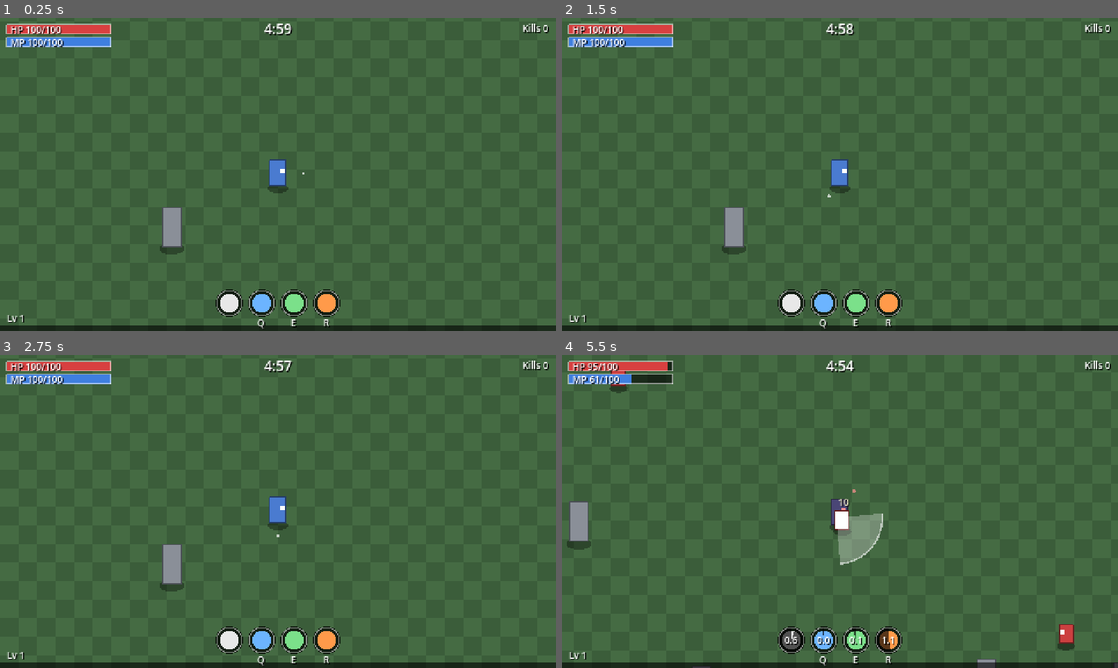
Above: before the commit, frames 1-4 (two rows, left to right).
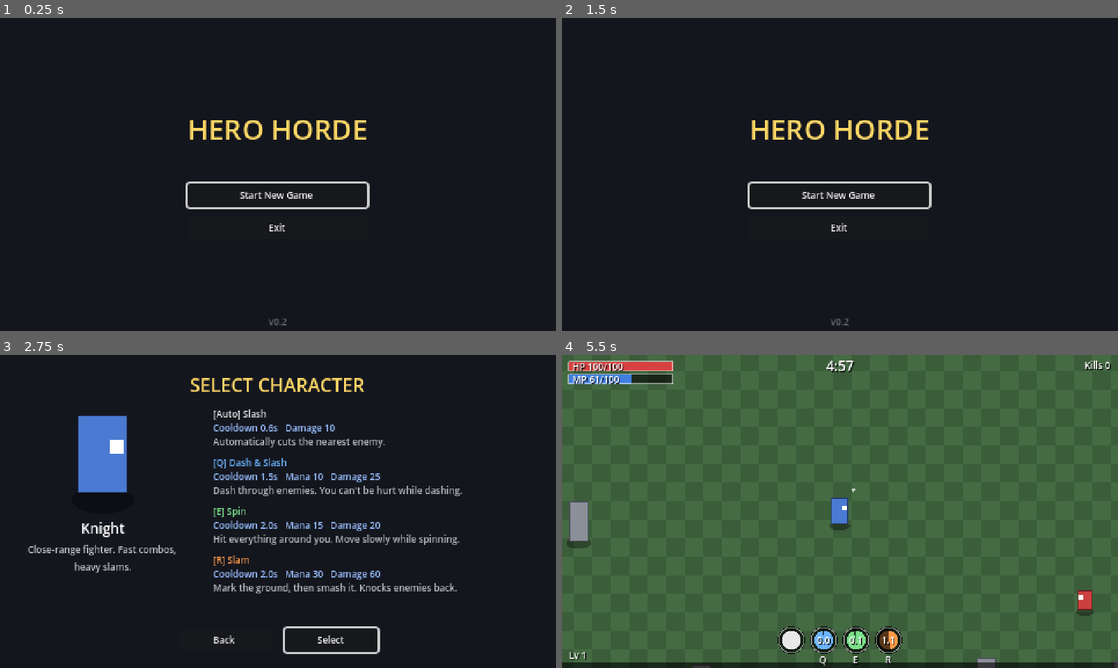
Above: after the commit, the same moments.

Repository: boki-io/game
Game: Godot game, scene res://scenes/main_menu.tscn
The game is run twice, just before and just after one commit, with the same random seed, the same clock (stepped at 60 frames per second) and the same inputs. Before the commit the project starts from res://scenes/main.tscn.
Inputs (mouse positions are in pixels of both pictures, inside the frame that each line leads up to):
- Up to frame 1 (0.25 s): no input
- Up to frame 2 (1.5 s): click (840, 196) at 0.5 s, where only the run after the commit has a clickable "Start New Game"; click (784, 302) at 1.25 s, where only the run after the commit has a clickable "Back"
- Up to frame 3 (2.75 s): click (278, 533) at 2 s, where only the run after the commit has a clickable "Start New Game"
- Up to frame 4 (5.5 s): click (895, 639) at 2.75 s, where only the run after the commit has a clickable "Select"; tap Enter at 3.5 s; move the mouse to (962, 495) at 3.52 s; hold D (move_right) 3.53-4.28 s; tap E (ability_e) at 3.6, 5.3 s; tap Q (ability_q) at 3.8, 4.35 s; move the mouse to (728, 527) at 4.27 s; hold S (move_down) 4.28-5.03 s; tap R (ability_r) at 4.55, 5.1 s; move the mouse to (895, 442) at 5.02 s; hold D (move_right) from 5.03 s (still down)

The runs differ from the first frame. In frame 1, 98% of the frame differs, in the area x 0-100%, y 0-100%; in frame 2, 98%; in frame 3, 98%; in frame 4, 2.2%.

Commit message:
M10: main menu, character select, GameSession, CharacterData, menu buttons
Co-Authored-By: Claude Sonnet 5.5 <noreply@anthropic.com>

Diff:
--- a/data/abilities/dash_slash.tres
+++ b/data/abilities/dash_slash.tres
@@ -17,3 +17,4 @@
 duration = 0.15
 behavior = ExtResource("2")
 sfx = ExtResource("3")
+description = "Dash through enemies. You can't be hurt while dashing."
--- a/data/abilities/slam.tres
+++ b/data/abilities/slam.tres
@@ -16,3 +16,4 @@
 windup = 0.3
 behavior = ExtResource("2")
 sfx = ExtResource("3")
+description = "Mark the ground, then smash it. Knocks enemies back."
--- a/data/abilities/slash.tres
+++ b/data/abilities/slash.tres
@@ -15,3 +15,4 @@
 arc_degrees = 90.0
 behavior = ExtResource("2")
 sfx = ExtResource("3")
+description = "Automatically cuts the nearest enemy."
--- a/data/abilities/spin.tres
+++ b/data/abilities/spin.tres
@@ -15,3 +15,4 @@
 duration = 0.4
 behavior = ExtResource("2")
 sfx = ExtResource("3")
+description = "Hit everything around you. Move slowly while spinning."
--- /dev/null
+++ b/data/characters/knight.tres
@@ -0,0 +1,40 @@
+[gd_resource type="Resource" script_class="CharacterData" format=3]
+
+[ext_resource type="Script" path="res://scripts/characters/character_data.gd" id="1"]
+[ext_resource type="Resource" path="res://data/abilities/slash.tres" id="2"]
+[ext_resource type="Resource" path="res://data/abilities/dash_slash.tres" id="3"]
+[ext_resource type="Resource" path="res://data/abilities/spin.tres" id="4"]
+[ext_resource type="Resource" path="res://data/abilities/slam.tres" id="5"]
+[ext_resource type="Script" path="res://scripts/upgrades/upgrade_data.gd" id="6"]
+[ext_resource type="Resource" path="res://data/upgrades/slash_arc.tres" id="u0"]
+[ext_resource type="Resource" path="res://data/upgrades/slash_speed.tres" id="u1"]
+[ext_resource type="Resource" path="res://data/upgrades/slash_damage.tres" id="u2"]
+[ext_resource type="Resource" path="res://data/upgrades/dash_range.tres" id="u3"]
+[ext_resource type="Resource" path="res://data/upgrades/dash_trail.tres" id="u4"]
+[ext_resource type="Resource" path="res://data/upgrades/dash_efficient.tres" id="u5"]
+[ext_resource type="Resource" path="res://data/upgrades/spin_double.tres" id="u6"]
+[ext_resource type="Resource" path="res://data/upgrades/spin_wide.tres" id="u7"]
+[ext_resource type="Resource" path="res://data/upgrades/spin_cyclone.tres" id="u8"]
+[ext_resource type="Resource" path="res://data/upgrades/slam_shockwave.tres" id="u9"]
+[ext_resource type="Resource" path="res://data/upgrades/slam_stun.tres" id="u10"]
+[ext_resource type="Resource" path="res://data/upgrades/slam_damage.tres" id="u11"]
+[ext_resource type="Resource" path="res://data/upgrades/max_hp.tres" id="u12"]
+[ext_resource type="Resource" path="res://data/upgrades/mana_regen.tres" id="u13"]
+[ext_resource type="Resource" path="res://data/upgrades/max_mana.tres" id="u14"]
+[ext_resource type="Resource" path="res://data/upgrades/move_speed.tres" id="u15"]
+[ext_resource type="Resource" path="res://data/upgrades/pickup_radius.tres" id="u16"]
+[ext_resource type="Resource" path="res://data/upgrades/damage.tres" id="u17"]
+
+[resource]
+script = ExtResource("1")
+id = &"knight"
+display_name = "Knight"
+description = "Close-range fighter. Fast combos, heavy slams."
+body_color = Color(0.29, 0.48, 0.82, 1)
+max_hp = 100.0
+move_speed = 90.0
+ability_auto = ExtResource("2")
+ability_q = ExtResource("3")
+ability_e = ExtResource("4")
+ability_r = ExtResource("5")
+upgrade_pool = Array[ExtResource("6")]([ExtResource("u0"), ExtResource("u1"), ExtResource("u2"), ExtResource("u3"), ExtResource("u4"), ExtResource("u5"), ExtResource("u6"), ExtResource("u7"), ExtResource("u8"), ExtResource("u9"), ExtResource("u10"), ExtResource("u11"), ExtResource("u12"), ExtResource("u13"), ExtResource("u14"), ExtResource("u15"), ExtResource("u16"), ExtResource("u17")])
--- a/project.godot
+++ b/project.godot
@@ -4,7 +4,7 @@
 [application]
 
 config/name="Hero Horde"
-run/main_scene="res://scenes/main.tscn"
+run/main_scene="res://scenes/main_menu.tscn"
 config/features=PackedStringArray("4.7", "GL Compatibility")
 
 [autoload]
@@ -13,6 +13,7 @@
 PlayerRegistry="*res://scripts/systems/player_registry.gd"
 EnemyGrid="*res://scripts/systems/enemy_grid.gd"
 Audio="*res://scripts/systems/audio.gd"
+GameSession="*res://scripts/systems/game_session.gd"
 
 [display]
 
--- /dev/null
+++ b/scenes/character_select.tscn
@@ -0,0 +1,12 @@
+[gd_scene format=3]
+
+[ext_resource type="Script" path="res://scripts/ui/character_select.gd" id="1"]
+
+[node name="CharacterSelect" type="Control"]
+layout_mode = 3
+anchors_preset = 15
+anchor_right = 1.0
+anchor_bottom = 1.0
+grow_horizontal = 2
+grow_vertical = 2
+script = ExtResource("1")
--- /dev/null
+++ b/scenes/main_menu.tscn
@@ -0,0 +1,12 @@
+[gd_scene format=3]
+
+[ext_resource type="Script" path="res://scripts/ui/main_menu.gd" id="1"]
+
+[node name="MainMenu" type="Control"]
+layout_mode = 3
+anchors_preset = 15
+anchor_right = 1.0
+anchor_bottom = 1.0
+grow_horizontal = 2
+grow_vertical = 2
+script = ExtResource("1")
--- a/scenes/player.tscn
+++ b/scenes/player.tscn
@@ -7,10 +7,6 @@
 [ext_resource type="Script" path="res://scripts/systems/hurtbox.gd" id="5"]
 
 [ext_resource type="Script" path="res://scripts/abilities/ability_caster.gd" id="6"]
-[ext_resource type="Resource" path="res://data/abilities/slash.tres" id="7"]
-[ext_resource type="Resource" path="res://data/abilities/dash_slash.tres" id="8"]
-[ext_resource type="Resource" path="res://data/abilities/spin.tres" id="11"]
-[ext_resource type="Resource" path="res://data/abilities/slam.tres" id="12"]
 [ext_resource type="Script" path="res://scripts/systems/stats.gd" id="9"]
 [ext_resource type="Script" path="res://scripts/player/player_xp.gd" id="13"]
 [ext_resource type="Script" path="res://scripts/player/xp_collector.gd" id="14"]
@@ -63,10 +59,6 @@
 
 [node name="AbilityCaster" type="Node" parent="."]
 script = ExtResource("6")
-ability_auto = ExtResource("7")
-ability_q = ExtResource("8")
-ability_e = ExtResource("11")
-ability_r = ExtResource("12")
 
 [node name="XP" type="Node" parent="."]
 script = ExtResource("13")
--- a/scripts/abilities/ability_data.gd
+++ b/scripts/abilities/ability_data.gd
@@ -3,6 +3,7 @@
 
 @export var id: StringName
 @export var display_name: String
+@export_multiline var description: String
 @export var icon: Texture2D
 @export var cooldown: float = 1.5  # seconds
 @export var mana_cost: float = 10.0
--- /dev/null
+++ b/scripts/characters/character_data.gd
@@ -0,0 +1,15 @@
+class_name CharacterData
+extends Resource
+## A playable character: look, base stats, abilities and upgrade pool.
+
+@export var id: StringName
+@export var display_name: String
+@export_multiline var description: String
+@export var body_color: Color = Color("4a7bd0")
+@export var max_hp: float = 100.0
+@export var move_speed: float = 90.0
+@export var ability_auto: AbilityData
+@export var ability_q: AbilityData
+@export var ability_e: AbilityData
+@export var ability_r: AbilityData
+@export var upgrade_pool: Array[UpgradeData] = []
--- /dev/null
+++ b/scripts/characters/character_registry.gd
@@ -0,0 +1,14 @@
+class_name CharacterRegistry
+extends RefCounted
+## All playable characters. Paths are listed explicitly so exported builds find them.
+
+const PATHS := [
+	"res://data/characters/knight.tres",
+]
+
+
+static func all() -> Array[CharacterData]:
+	var out: Array[CharacterData] = []
+	for path: String in PATHS:
+		out.append(load(path))
+	return out
--- a/scripts/main.gd
+++ b/scripts/main.gd
@@ -27,6 +27,7 @@
 
 	_spawn_props()
 	var player: Player = PLAYER_SCENE.instantiate()
+	player.character = GameSession.character
 	player.position = Vector2(Arena.SIZE) / 2.0
 	players_root.add_child(player)
 	player.died.connect(run_manager.on_player_died)
--- a/scripts/player/player.gd
+++ b/scripts/player/player.gd
@@ -5,6 +5,9 @@
 
 @export var move_speed: float = 90.0
 @export var max_hp: float = 100.0
+
+## Set before adding to the tree. Supplies abilities, base stats, color and upgrade pool.
+var character: CharacterData
 
 var facing := Vector2.RIGHT
 var dead := false
@@ -30,10 +33,23 @@
 
 
 func _ready() -> void:
+	if character:
+		_apply_character()
 	PlayerRegistry.register(self)
 	health.setup(stats.value(&"max_hp", max_hp))
 	health.died.connect(_on_died)
 	hurtbox.hit_taken.connect(_on_hit_taken)
+
+
+func _apply_character() -> void:
+	max_hp = character.max_hp
+	move_speed = character.move_speed
+	sprite.body_color = character.body_color
+	caster.ability_auto = character.ability_auto
+	caster.ability_q = character.ability_q
+	caster.ability_e = character.ability_e
+	caster.ability_r = character.ability_r
+	upgrades.pool = character.upgrade_pool
 
 
 func _exit_tree() -> void:
--- /dev/null
+++ b/scripts/systems/game_session.gd
@@ -0,0 +1,37 @@
+extends Node
+## Autoload. Remembers the selected character and owns scene changes between
+## Main Menu, Character Select and the Game.
+
+const MAIN_MENU := "res://scenes/main_menu.tscn"
+const CHARACTER_SELECT := "res://scenes/character_select.tscn"
+const GAME := "res://scenes/main.tscn"
+
+var character: CharacterData
+
+
+func _ready() -> void:
+	# Default so the Game scene also runs directly from the editor.
+	character = CharacterRegistry.all()[0]
+
+
+func go_to_character_select() -> void:
+	_go(CHARACTER_SELECT)
+
+
+func start_game(selected: CharacterData) -> void:
+	character = selected
+	_go(GAME)
+
+
+## Same character, fresh run.
+func restart() -> void:
+	_go(GAME)
+
+
+func go_to_main_menu() -> void:
+	_go(MAIN_MENU)
+
+
+func _go(path: String) -> void:
+	get_tree().paused = false
+	get_tree().change_scene_to_file(path)
--- /dev/null
+++ b/scripts/ui/character_select.gd
@@ -0,0 +1,145 @@
+extends Control
+## Shows the character large with their abilities (numbers read from AbilityData).
+## Prev/Next appear only when there is more than one character.
+
+const PREVIEW_SCALE := 3.0
+const PLACEHOLDER_SPRITE := preload("res://scripts/player/placeholder_sprite.gd")
+const SLOTS := [
+	{key = "Auto", color = Color("e8e8e8")},
+	{key = "Q", color = Color("6cb4ff")},
+	{key = "E", color = Color("7be08a")},
+	{key = "R", color = Color("ff9a4a")},
+]
+
+var _characters: Array[CharacterData] = []
+var _index := 0
+
+var _preview: Node2D
+var _name: Label
+var _description: Label
+var _rows: VBoxContainer
+var _prev: Button
+var _next: Button
+
+
+func _ready() -> void:
+	_characters = CharacterRegistry.all()
+	_build()
+	_show_character(0)
+
+
+func _build() -> void:
+	var bg := ColorRect.new()
+	bg.color = Color("14161e")
+	bg.set_anchors_preset(Control.PRESET_FULL_RECT)
+	add_child(bg)
+
+	var margin := MarginContainer.new()
+	margin.set_anchors_preset(Control.PRESET_FULL_RECT)
+	for side in ["left", "right", "top", "bottom"]:
+		margin.add_theme_constant_override("margin_" + side, 14)
+	add_child(margin)
+
+	var root := VBoxContainer.new()
+	root.add_theme_constant_override("separation", 8)
+	margin.add_child(root)
+	root.add_child(UiKit.label("SELECT CHARACTER", 16, Color("ffd866")))
+
+	var columns := HBoxContainer.new()
+	columns.add_theme_constant_override("separation", 20)
+	columns.size_flags_vertical = Control.SIZE_EXPAND_FILL
+	root.add_child(columns)
+	columns.add_child(_build_character_panel())
+	_rows = VBoxContainer.new()
+	_rows.add_theme_constant_override("separation", 6)
+	_rows.size_flags_horizontal = Control.SIZE_EXPAND_FILL
+	columns.add_child(_rows)
+
+	var buttons := HBoxContainer.new()
+	buttons.alignment = BoxContainer.ALIGNMENT_CENTER
+	buttons.add_theme_constant_override("separation", 12)
+	root.add_child(buttons)
+	var back := UiKit.button("Back", Vector2(80, 20))
+	back.pressed.connect(GameSession.go_to_main_menu)
+	buttons.add_child(back)
+	var select := UiKit.button("Select", Vector2(80, 20))
+	select.pressed.connect(func() -> void: GameSession.start_game(_characters[_index]))
+	buttons.add_child(select)
+	select.grab_focus.call_deferred()
+
+
+func _build_character_panel() -> Control:
+	var panel := VBoxContainer.new()
+	panel.custom_minimum_size = Vector2(150, 0)
+	panel.add_theme_constant_override("separation", 4)
+
+	var holder := Control.new()
+	holder.custom_minimum_size = Vector2(150, 92)
+	panel.add_child(holder)
+	_preview = Node2D.new()
+	_preview.set_script(PLACEHOLDER_SPRITE)
+	_preview.position = Vector2(75, 80)
+	_preview.scale = Vector2(PREVIEW_SCALE, PREVIEW_SCALE)
+	_preview.show_aim = false
+	holder.add_child(_preview)
+
+	var name_row := HBoxContainer.new()
+	name_row.alignment = BoxContainer.ALIGNMENT_CENTER
+	_prev = UiKit.button("<", Vector2(16, 16))
+	_prev.pressed.connect(_switch.bind(-1))
+	name_row.add_child(_prev)
+	_name = UiKit.label("", 12)
+	_name.custom_minimum_size = Vector2(100, 0)
+	name_row.add_child(_name)
+	_next = UiKit.button(">", Vector2(16, 16))
+	_next.pressed.connect(_switch.bind(1))
+	name_row.add_child(_next)
+	panel.add_child(name_row)
+	var multiple := _characters.size() > 1
+	_prev.visible = multiple
+	_next.visible = multiple
+
+	_description = UiKit.label("", 8, Color(1, 1, 1, 0.75))
+	_description.autowrap_mode = TextServer.AUTOWRAP_WORD_SMART
+	_description.custom_minimum_size = Vector2(150, 0)
+	panel.add_child(_description)
+	return panel
+
+
+func _switch(step: int) -> void:
+	_show_character(posmod(_index + step, _characters.size()))
+
+
+func _show_character(index: int) -> void:
+	_index = index
+	var c := _characters[index]
+	_preview.body_color = c.body_color
+	_preview.queue_redraw()
+	_name.text = c.display_name
+	_description.text = c.description
+	for child in _rows.get_children():
+		child.queue_free()
+	var abilities := [c.ability_auto, c.ability_q, c.ability_e, c.ability_r]
+	for i in SLOTS.size():
+		if abilities[i]:
+			_rows.add_child(_ability_row(SLOTS[i].key, SLOTS[i].color, abilities[i]))
+
+
+func _ability_row(key: String, color: Color, data: AbilityData) -> Control:
+	var row := VBoxContainer.new()
+	row.add_theme_constant_override("separation", 0)
+	var title := UiKit.label("[%s] %s" % [key, data.display_name], 8, color)
+	title.horizontal_alignment = HORIZONTAL_ALIGNMENT_LEFT
+	row.add_child(title)
+	var stats := "Cooldown %.1fs" % data.cooldown
+	if data.mana_cost > 0.0:
+		stats += "   Mana %d" % roundi(data.mana_cost)
+	stats += "   Damage %d" % roundi(data.damage)
+	var stat_label := UiKit.label(stats, 8, Color(0.6, 0.75, 1.0))
+	stat_label.horizontal_alignment = HORIZONTAL_ALIGNMENT_LEFT
+	row.add_child(stat_label)
+	var desc := UiKit.label(data.description, 8, Color(1, 1, 1, 0.7))
+	desc.horizontal_alignment = HORIZONTAL_ALIGNMENT_LEFT
+	desc.autowrap_mode = TextServer.AUTOWRAP_WORD_SMART
+	row.add_child(desc)
+	return row
--- a/scripts/ui/end_screen.gd
+++ b/scripts/ui/end_screen.gd
@@ -18,8 +18,11 @@
 	_stats = UiKit.label("")
 	box.add_child(_stats)
 	_restart = UiKit.button("Restart")
-	_restart.pressed.connect(_on_restart)
+	_restart.pressed.connect(GameSession.restart)
 	box.add_child(_restart)
+	var menu := UiKit.button("Main Menu")
+	menu.pressed.connect(GameSession.go_to_main_menu)
+	box.add_child(menu)
 	add_child(UiKit.centered(box))
 
 
@@ -34,8 +37,3 @@
 	visible = true
 	get_tree().paused = true
 	_restart.grab_focus.call_deferred()
-
-
-func _on_restart() -> void:
-	get_tree().paused = false
-	get_tree().reload_current_scene()
--- /dev/null
+++ b/scripts/ui/main_menu.gd
@@ -0,0 +1,30 @@
+extends Control
+## First screen: Start New Game and Exit.
+
+
+func _ready() -> void:
+	var bg := ColorRect.new()
+	bg.color = Color("14161e")
+	bg.set_anchors_preset(Control.PRESET_FULL_RECT)
+	add_child(bg)
+
+	var box := VBoxContainer.new()
+	box.add_theme_constant_override("separation", 8)
+	box.add_child(UiKit.label("HERO HORDE", 24, Color("ffd866")))
+	var spacer := Control.new()
+	spacer.custom_minimum_size = Vector2(0, 14)
+	box.add_child(spacer)
+	var start := UiKit.button("Start New Game", Vector2(110, 20))
+	start.pressed.connect(GameSession.go_to_character_select)
+	box.add_child(start)
+	var exit := UiKit.button("Exit", Vector2(110, 20))
+	exit.pressed.connect(func() -> void: get_tree().quit())
+	box.add_child(exit)
+	add_child(UiKit.centered(box))
+
+	var version := UiKit.label("v0.2", 8, Color(1, 1, 1, 0.35))
+	version.set_anchors_preset(Control.PRESET_BOTTOM_WIDE)
+	version.offset_top = -14
+	add_child(version)
+
+	start.grab_focus.call_deferred()
--- a/scripts/ui/pause_menu.gd
+++ b/scripts/ui/pause_menu.gd
@@ -16,6 +16,9 @@
 	_continue = UiKit.button("Continue")
 	_continue.pressed.connect(_resume)
 	box.add_child(_continue)
+	var menu := UiKit.button("Main Menu")
+	menu.pressed.connect(GameSession.go_to_main_menu)
+	box.add_child(menu)
 	var exit := UiKit.button("Exit")
 	exit.pressed.connect(func() -> void: get_tree().quit())
 	box.add_child(exit)
--- a/scripts/upgrades/player_upgrades.gd
+++ b/scripts/upgrades/player_upgrades.gd
@@ -9,10 +9,6 @@
 
 @onready var player: Player = get_parent()
 @onready var stats: Stats = player.get_node("Stats")
-
-
-func _ready() -> void:
-	pool = UpgradePool.sword()
 
 
 func level_of(data: UpgradeData) -> int:
--- a/scripts/upgrades/upgrade_pool.gd
+++ /dev/null
@@ -1,31 +0,0 @@
-class_name UpgradePool
-extends RefCounted
-## The Sword's upgrade pool. Paths are listed explicitly so exported builds find them.
-
-const SWORD := [
-	"res://data/upgrades/slash_arc.tres",
-	"res://data/upgrades/slash_speed.tres",
-	"res://data/upgrades/slash_damage.tres",
-	"res://data/upgrades/dash_range.tres",
-	"res://data/upgrades/dash_trail.tres",
-	"res://data/upgrades/dash_efficient.tres",
-	"res://data/upgrades/spin_double.tres",
-	"res://data/upgrades/spin_wide.tres",
-	"res://data/upgrades/spin_cyclone.tres",
-	"res://data/upgrades/slam_shockwave.tres",
-	"res://data/upgrades/slam_stun.tres",
-	"res://data/upgrades/slam_damage.tres",
-	"res://data/upgrades/max_hp.tres",
-	"res://data/upgrades/mana_regen.tres",
-	"res://data/upgrades/max_mana.tres",
-	"res://data/upgrades/move_speed.tres",
-	"res://data/upgrades/pickup_radius.tres",
-	"res://data/upgrades/damage.tres",
-]
-
-
-static func sword() -> Array[UpgradeData]:
-	var pool: Array[UpgradeData] = []
-	for path: String in SWORD:
-		pool.append(load(path))
-	return pool
Not shown, added: scripts/characters/character_data.gd.uid
Not shown, added: scripts/characters/character_registry.gd.uid
Not shown, added: scripts/systems/game_session.gd.uid
Not shown, added: scripts/ui/character_select.gd.uid
Not shown, added: scripts/ui/main_menu.gd.uid
